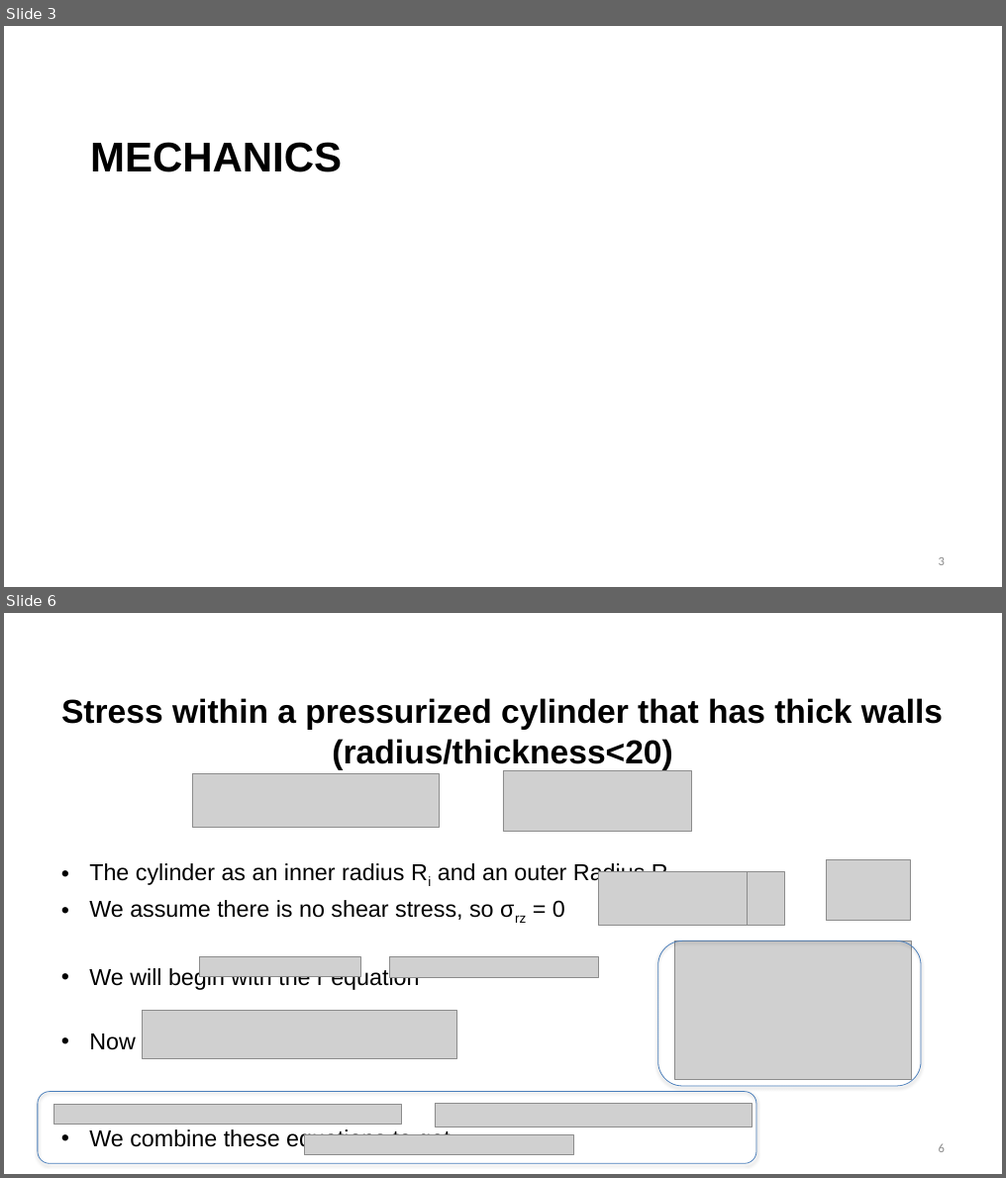
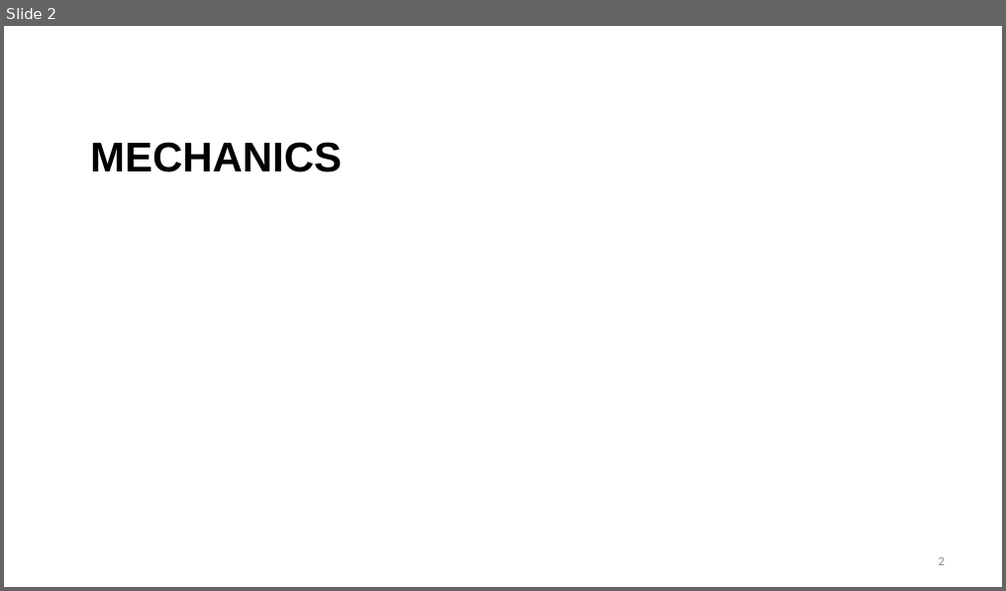
Before and after one commit to benbeeler/TEACHING, a slide deck: Nuclear_Fuel_Performance/NE533_Spring2026/Module2/Lec6_mechanics.pptx. Shown one above the other, each under a label of ours: slides 3 and 6 before the commit, slide 2 after it; the slides between them are not shown. The pictures are 1006x1178 and 1006x591 pixels, drawn with LibreOffice and Linux fonts; fonts in the diff are those of the drawing; grey boxes stand for pictures; background and template pictures are left out. Boxes give left, top, right and bottom in pixels: in the first picture for what was removed or moved away, otherwise in the second. Text is boxed around its words. In the diff, an @@ line names an element or a change of style, - is before the commit and + after.

```diff
--- a/Nuclear_Fuel_Performance/NE533_Spring2026/Module2/Lec6_mechanics.pptx
+++ b/Nuclear_Fuel_Performance/NE533_Spring2026/Module2/Lec6_mechanics.pptx
@@ slide 6 removed at box(4, 613, 1002, 1174), background #FFFFFF @@
@@ title removed at box(61, 698, 943, 770) @@
-Stress within a pressurized cylinder that has thick walls (radius/thickness<20)
@@ picture removed at box(192, 774, 439, 827) @@
@@ picture removed at box(503, 771, 692, 832) @@
@@ text removed at box(89, 862, 645, 1153) @@
-• The cylinder as an inner radius Ri and an outer Radius Ro
-• We assume there is no shear stress, so σrz = 0
-• We will begin with the r equation
-• Now we need our constitutive law
-• We combine these equations to get
@@ picture removed at box(598, 872, 749, 925) @@
@@ picture removed at box(747, 872, 784, 925) @@
@@ picture removed at box(826, 861, 911, 921) @@
@@ picture removed at box(199, 957, 360, 976) @@
@@ picture removed at box(389, 957, 598, 977) @@
@@ rounded rectangle removed at box(658, 941, 921, 1086) @@
@@ picture removed at box(674, 941, 912, 1079) @@
@@ picture removed at box(143, 1011, 457, 1059) @@
@@ rounded rectangle removed at box(38, 1092, 757, 1164) @@
@@ picture removed at box(54, 1104, 402, 1124) @@
@@ picture removed at box(435, 1104, 751, 1128) @@
@@ picture removed at box(304, 1136, 573, 1155) @@
@@ page number removed at box(939, 1144, 944, 1153) @@
-6
@@ what was slide 3 is now slide 2 @@
```
Also in this commit, not shown: 1 slide changed, 8 slides added, 37 other slides removed, 42 other files.
